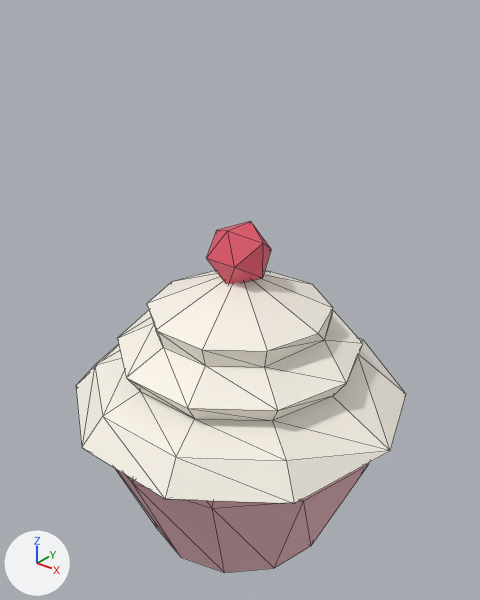
An edit to the glTF model public/studio/v2.15.0/d_cupcake/model.glb, drawn before and after from the same camera.
Before and after are seen from a 50 mm lens placed at (2.7, -3.36, 4.01), pointed at (-0.01, 0.02, 1.91). Lighting does not change. The marker at lower left points along +X, +Y and +Z. The first picture is the older version. Mesh edges are drawn as thin lines. Where no turn or scale is listed for an object, it has been applied to the vertices.

Names of what the first picture shows: 'part0', 'part1', 'part2'.
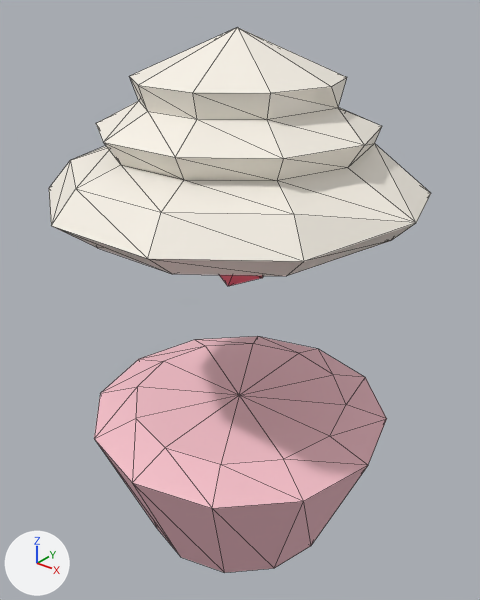
Boxes (x1, y1, x2, y2) around the edits, measured in the pictures (480 x 600 px):
'part1', moved: before (76, 271, 406, 503); after (49, 27, 431, 276)
'part0', unchanged, uncovered by the edit: before (116, 463, 369, 573); after (94, 336, 387, 573)
'part2', unchanged, covered by the edit: before (207, 221, 271, 284); after (220, 275, 263, 286)

The change in detail:
me_geometry_1 is used by ob_part1; location (0.0, 0.0, 0.0).
me_geometry_1 had 62 vertices, 120 faces and spanned x -1.27..1.27, y -1.21..1.21, z 0.95..2.16.
me_geometry_1 now has 62 vertices, 120 faces and spans x -1.28..1.27, y -1.22..1.2, z 2.53..3.74.
me_geometry_1 part 1: the whole mesh is moved by (0.0, -0.01, 1.58).
